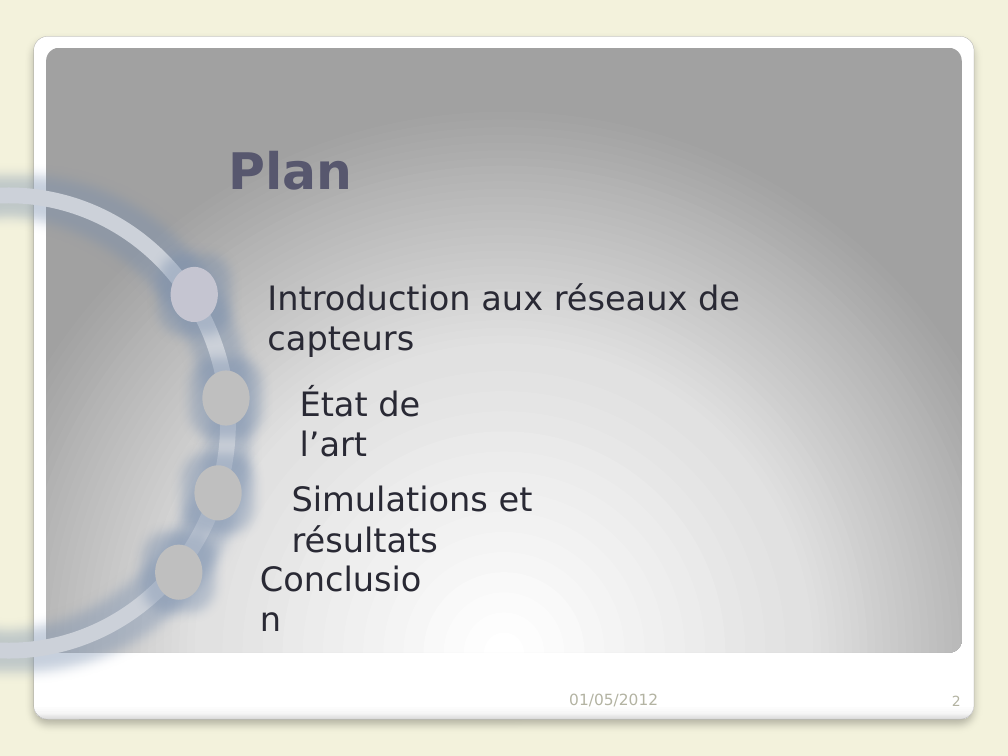
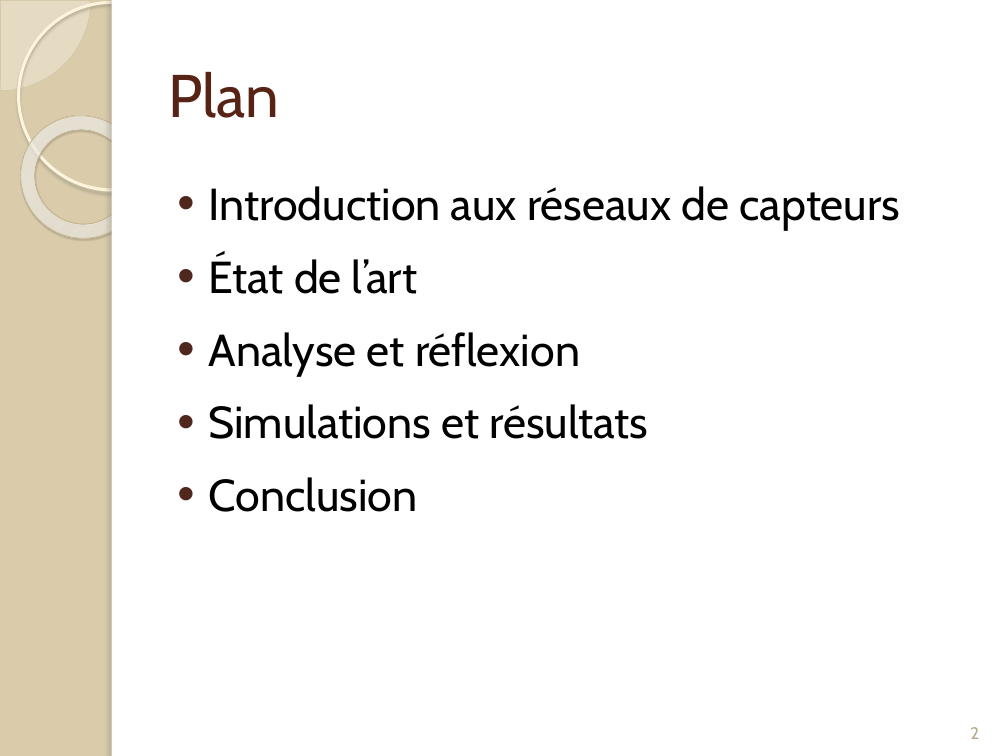
Before and after one commit to Patre/Energy-saving-in-sensors--networks, a slide deck: slide 2 of Redaction/Presentation/pres.pptx. Drawn at 1008x756 pixels with LibreOffice and Linux fonts; fonts in the diff are those of the drawing. Boxes give left, top, right and bottom in pixels: in the first picture for what was removed or moved away, otherwise in the second. Text is boxed around its words. In the diff, an @@ line names an element or a change of style, - is before the commit and + after.

```diff
--- a/Redaction/Presentation/pres.pptx
+++ b/Redaction/Presentation/pres.pptx
@@ background #F3F2DC to #DACCAB @@
@@ pie slice (boxed as its full ellipse) added at (0, 0, 91, 91), fill #FEFAF4 at 33% opacity, outline #D3C39F 0.25 pt @@
@@ ellipse added at (18, 2, 206, 190), outline #FFF5DE 2.15 pt @@
@@ rectangle added at (112, 0, 1008, 756), fill #FFFFFF @@
@@ rectangle added at (112, 0, 120, 756), fill #FFFFFF @@
@@ rounded rectangle removed at (33, 36, 974, 720) @@
@@ rounded rectangle removed at (46, 47, 962, 652) @@
@@ title "Plan": place and size @@
-title "Plan" at (228, 151, 352, 190)
+title "Plan" at (168, 72, 279, 118)
@@ title "Plan" at (168, 72, 279, 118): size 36 to 43 pt, font DejaVu Sans to Cabin, text colour #57576E to #572314, bold off; vertical alignment bottom to middle @@
@@ donut added at (0, 91, 169, 263), fill gradient #FFFCF6 to #FFFEFB to #F0D28E, outline #C7B893 0.58 pt @@
@@ ellipse removed at (0, 196, 228, 651) @@
@@ text added at (209, 186, 901, 512), 32 pt, text #000000 @@
+• Introduction aux réseaux de capteurs
+• État de l’art
+• Analyse et réflexion
+• Simulations et résultats
+• Conclusion
@@ ellipse removed at (170, 267, 218, 323) @@
@@ text removed at (267, 283, 740, 357) @@
-Introduction aux réseaux de capteurs
@@ ellipse removed at (203, 371, 250, 426) @@
@@ text removed at (300, 388, 420, 457) @@
-État de l’art
@@ ellipse removed at (195, 466, 242, 521) @@
@@ text removed at (292, 485, 533, 553) @@
-Simulations et résultats
@@ ellipse removed at (155, 544, 203, 600) @@
@@ text removed at (250, 552, 433, 603) @@
-Conclusion
@@ text removed at (569, 694, 658, 706) @@
-01/05/2012
@@ page number: place and size @@
-page number at (952, 696, 961, 706)
+page number at (970, 727, 979, 739)
@@ page number at (970, 727, 979, 739): size 10 to 12 pt, font DejaVu Sans to Cabin, text colour #B4B3A3 to #B6A98A; alignment right to centre @@
```
Also in this commit, not shown: 22 other slides changed, 5 slides added, 15 slides removed, 5 other files.
